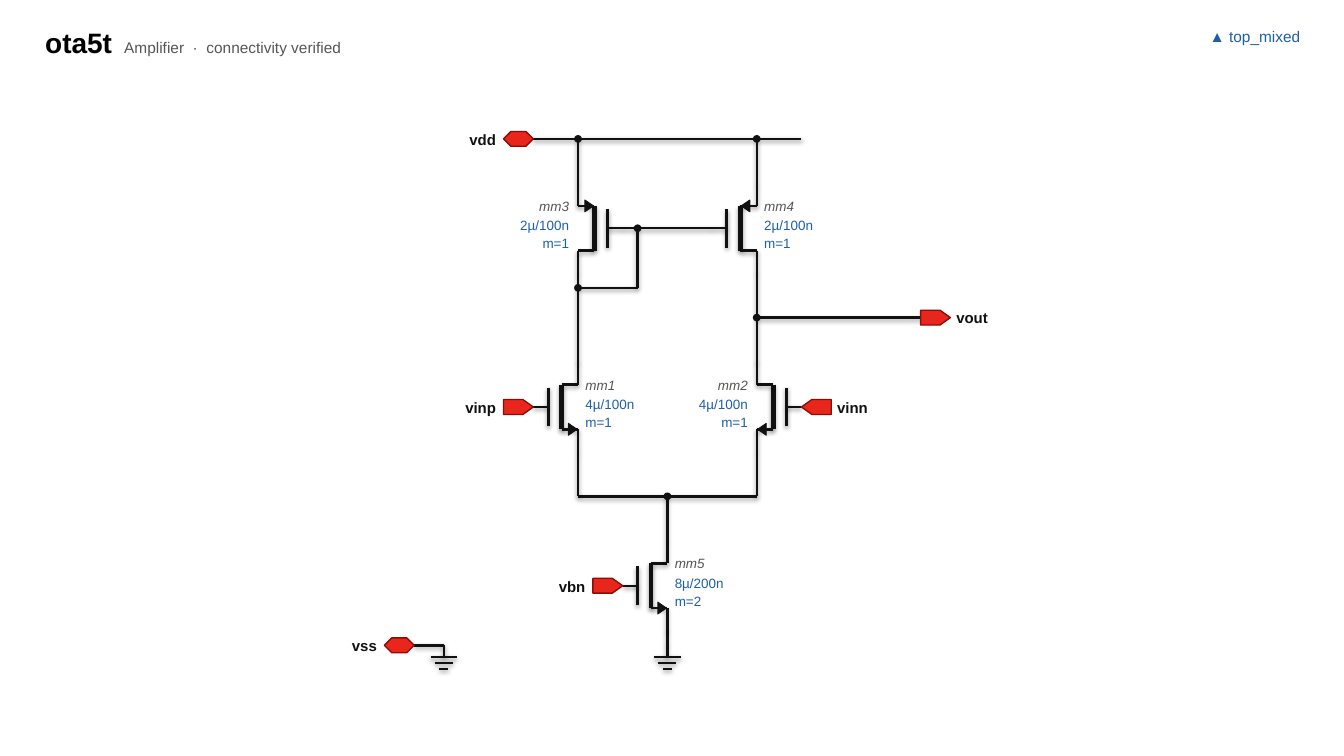
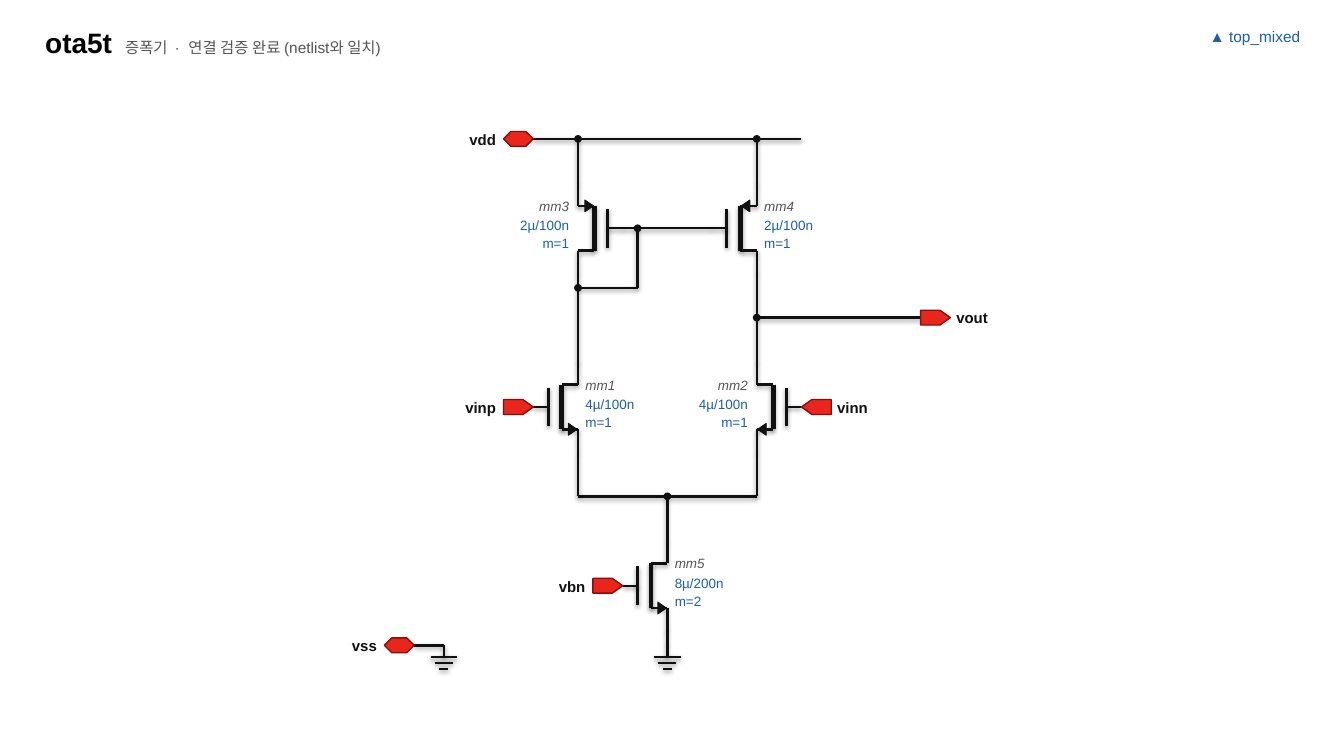
Before and after one commit to jmseo16/etf-dashboard, a slide deck: slide 2 of examples/virtuoso_style_schematic.pptx. Drawn at 1344x756 pixels with LibreOffice and Linux fonts; fonts in the diff are those of the drawing. Boxes give left, top, right and bottom in pixels: in the first picture for what was removed or moved away, otherwise in the second. Text is boxed around its words. In the diff, an @@ line names an element or a change of style, - is before the commit and + after.

```diff
--- a/examples/virtuoso_style_schematic.pptx
+++ b/examples/virtuoso_style_schematic.pptx
@@ text at (45, 33, 381, 56): text changed @@
-ota5t Amplifier · connectivity verified
+ota5t 증폭기 · 연결 검증 완료 (netlist와 일치)
```
Also in this commit, not shown: 3 other slides changed, 14 other files.
